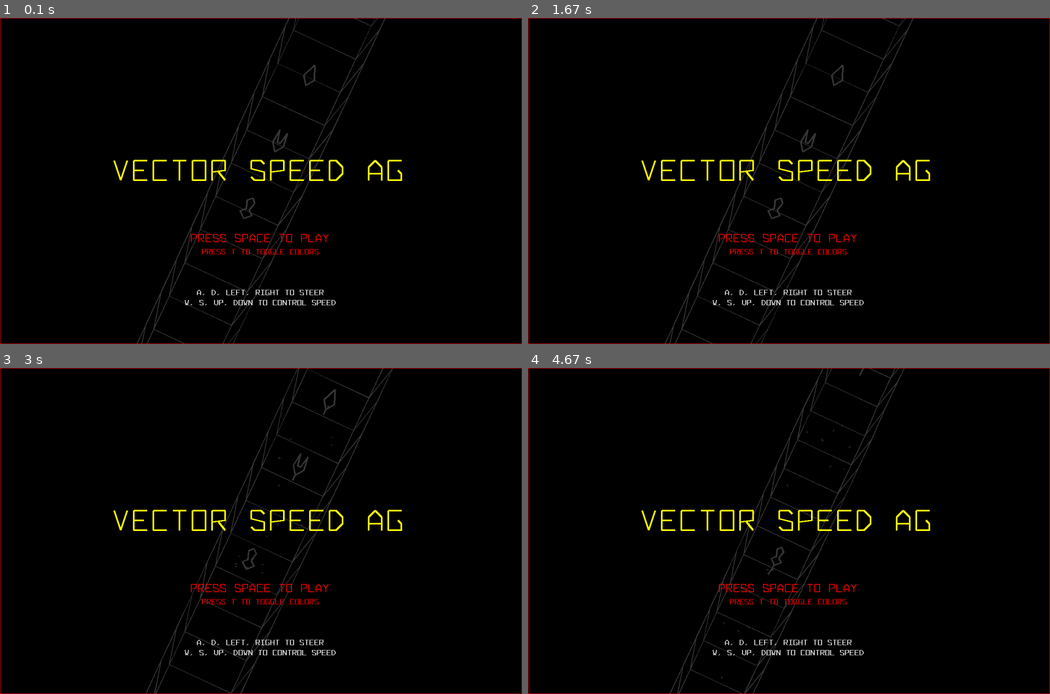
Above: before the commit, frames 1-4 (two rows, left to right).
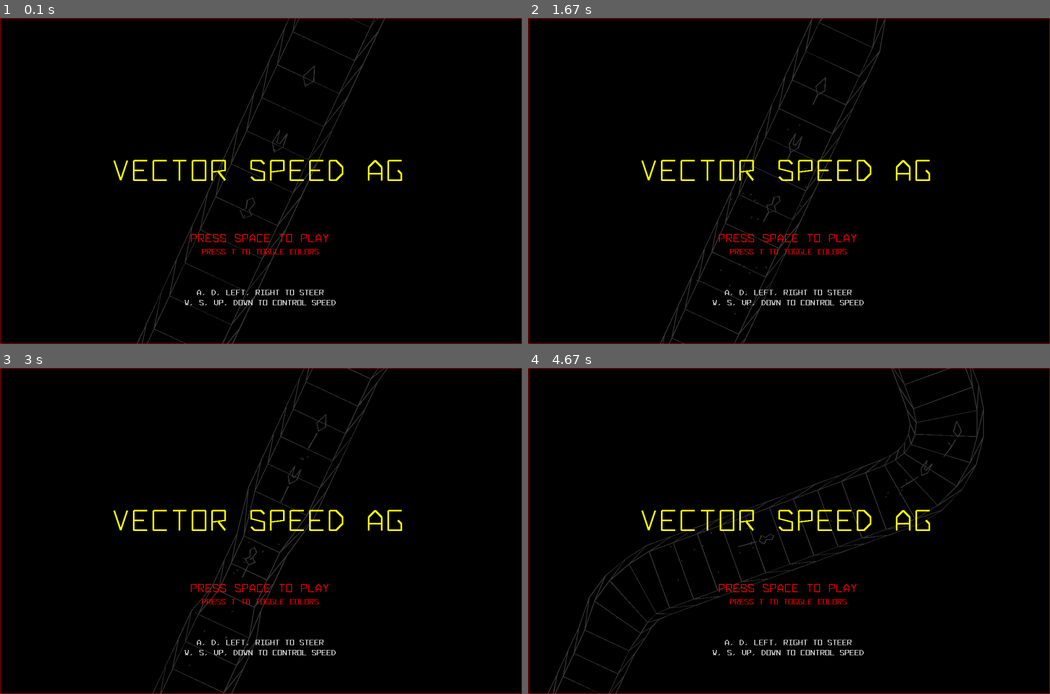
Above: after the commit, the same moments.

Repository: icedman/pygame_vector_speed
Game: pygame game, started from main.py
Two runs of this game, one before a commit and one after it. Both use one fixed random seed, a clock stepped at 60 frames per second and the inputs below.
Inputs:
- Up to frame 1 (0.1 s): no input
- Up to frame 2 (1.67 s): hold Right 0.33-0.8 s; hold Up 0.83-1.3 s; hold Right from 1.33 s (still down)
- Up to frame 3 (3 s): release Right at 1.8 s; hold Left 1.83-2.37 s; hold Down 2.4-2.87 s; hold Left from 2.9 s (still down)
- Up to frame 4 (4.67 s): release Left at 3.37 s; hold Up 3.4-3.87 s; hold Right 3.9-4.53 s; hold Down from 4.57 s (still down)

The runs differ from the first frame. In frame 1, 1.0% of the frame differs, in the area x 26-74%, y 0-100%; in frame 2, 2.6%; in frame 3, 2.6%; in frame 4, 3.4%, in the area x 3-88%, y 0-100%.

Commit message:
add license, readme

Diff:
--- a/colors.py
+++ b/colors.py
@@ -259,8 +259,8 @@
 
 _colors = {}
 colors["Gray"] = colors["Grey62"]
+colors["DarkGray"] = colors["Grey62"]
 colors["Indigo"] = colors["Purple"]
-
 
 def dot(r, g, b, rr, gg, bb):
     return (rr * r) + (gg * g) + (bb * b)
@@ -268,7 +268,6 @@
 
 def mix(a, b, p):
     return a * p + b * (1 - p)
-
 
 def isDark(r, g, b):
     luma = 0.2126 * r + 0.7152 * g + 0.0722 * b
--- a/data/objects.py
+++ b/data/objects.py
@@ -6,7 +6,7 @@
             "shapes": [
                 {
                     "scale": 0.35,
-                    "color": "Indigo",
+                    "color": "Magenta",
                     "points": [
                         [0.0, -0.45, 0.0],
                         [-1, 0, 0.0],
@@ -16,7 +16,7 @@
                 },
                 {
                     "scale": 0.35,
-                    "color": "Indigo",
+                    "color": "Magenta",
                     "points": [
                         [0.0, 0.0, 0.0],
                         [-1, 0, 0.0],
@@ -26,7 +26,7 @@
                 },
                 {
                     "scale": 0.35,
-                    "color": "Indigo",
+                    "color": "Magenta",
                     "points": [
                         [0.0, 0.45, 0.0],
                         [-1, 0, 0.0],
@@ -55,7 +55,7 @@
             "shapes": [
                 {
                     "scale": 0.35,
-                    "color": "DarkGray",
+                    "color": "Grey62",
                     "points": [
                         [0.0, 0.0, 0.0],
                         [-1, 0, 0.0],
@@ -73,7 +73,7 @@
             "shapes": [
                 {
                     "scale": 0.35,
-                    "color": "Red",
+                    "color": "Yellow",
                     "points": [
                         [0.0, 0.0, 0.0],
                         [-0.5, 0.5, 0.0],
@@ -92,7 +92,7 @@
             "shapes": [
                 {
                     "scale": 0.25,
-                    "color": "Yellow",
+                    "color": "Red",
                     "points": [
                         [0.0, 0.0, 0.0],
                         [-0.5, 0.5, 0.0],
--- a/data/ships.py
+++ b/data/ships.py
@@ -4,7 +4,7 @@
             "shapes": [
                 {
                     "scale": 0.45,
-                    "color": "Blue",
+                    "color": "Red",
                     "points": [
                         [0.0, 0.0, 0.0],
                         [0.0, -0.5, 0.0],
@@ -20,7 +20,7 @@
             "shapes": [
                 {
                     "scale": 0.45,
-                    "color": "Red",
+                    "color": "Orange",
                     "points": [
                         [0.0, 0.0, 0.0],
                         [0.0, -0.5, 0.0],
@@ -39,7 +39,7 @@
             "shapes": [
                 {
                     "scale": 0.45,
-                    "color": "Red",
+                    "color": "Cyan",
                     "points": [
                         [0.0, 0.0, 0.0],
                         [0.0, -0.5, 0.0],
--- a/data/sources/objects.yaml
+++ b/data/sources/objects.yaml
@@ -4,21 +4,21 @@
     radius: 0.45
     shapes:
     - scale: 0.35
-      color: Indigo
+      color: Magenta
       points:
       - [0.0, -0.45, 0.0]
       - [-1, 0, 0.0]
       - [0.0, 1, 0.0]
       - [ 1, 0.0, 0.0]
     - scale: 0.35
-      color: Indigo
+      color: Magenta
       points:
       - [0.0, 0.0, 0.0]
       - [-1, 0, 0.0]
       - [0.0, 1, 0.0]
       - [ 1, 0.0, 0.0]
     - scale: 0.35
-      color: Indigo
+      color: Magenta
       points:
       - [0.0, 0.45, 0.0]
       - [-1, 0, 0.0]
@@ -39,7 +39,7 @@
   track_arrow:
     shapes:
     - scale: 0.35
-      color: DarkGray
+      color: Grey62
       points:
       - [0.0, 0.0, 0.0]
       - [-1, 0, 0.0]
@@ -53,7 +53,7 @@
     radius: 0.4
     shapes:
     - scale: 0.35
-      color: Red
+      color: Yellow
       points:
       - [0.0, 0.0, 0.0]
       - [-0.5, 0.5, 0.0]
@@ -68,7 +68,7 @@
     radius: 0.35
     shapes:
     - scale: 0.25
-      color: Yellow
+      color: Red
       points:
       - [0.0, 0.0, 0.0]
       - [0.0, 0.0, 0.0]
--- a/data/sources/ships.yaml
+++ b/data/sources/ships.yaml
@@ -2,7 +2,7 @@
   ship_1:
     shapes:
     - scale: 0.45
-      color: Blue
+      color: Red
       points:
         - [0.0, 0.0, 0.0]
         - [0.0, -0.5, 0.0]
@@ -14,7 +14,7 @@
   ship_2:
     shapes:
     - scale: 0.45
-      color: Red
+      color: Orange
       points:
         - [0.0, 0.0, 0.0]
         - [0.0, -0.5, 0.0]
@@ -29,7 +29,7 @@
   ship_3:
     shapes:
     - scale: 0.45
-      color: Red
+      color: Cyan
       points:
         - [0.0, 0.0, 0.0]
         - [0.0, -0.5, 0.0]
--- a/draw.py
+++ b/draw.py
@@ -250,6 +250,8 @@
                     tp = Vector(p[0], p[1]).add(v0).transform(m)
                     points.append([tp.x, tp.y])
                 del points[0]
-                self.drawPolygonPoints(points, color)
+
+                clr = color if not "color" in s else s["color"]
+                self.drawPolygonPoints(points, clr)
             if "polygon" in s:
                 self.drawPolygon(0, 0, r * s["scale"], s["polygon"], color)
--- a/game.py
+++ b/game.py
@@ -52,7 +52,9 @@
             gameState.countDown -= dt
             return
 
-        gameState.tick += dt
+        if gameState.gameOver != True:
+            gameState.tick += dt
+
         track = gameState.track
         player = gameState.player
 
--- a/generator.py
+++ b/generator.py
@@ -143,7 +143,7 @@
 
                 segment.objects.append(obj)
 
-                if obj.type != TrackObjectType.ARROW:
+                if obj.type == TrackObjectType.POWERUP:
                     if (Rand(0, 100)) < 20:
                         where = Rand(0, 100) % 3
                         if where == 0:
@@ -178,6 +178,11 @@
                         obj.pos.add(offsetRight)
 
     def decorate(self, segments):
+        _ = self
         for s in segments:
-            self.decorateSegment(s)
+            _.decorateSegment(s)
+            index = Floor((s.trackPoints[0].index / 300))
+            l = len(_.defs["sectors"])
+            sec = _.defs["sectors"][index % l]
+            s.color = sec["color"]
         return segments
--- a/main.py
+++ b/main.py
@@ -3,6 +3,8 @@
 from draw import Context
 from renderer import *
 from game import *
+from track import *
+from generator import *
 from colors import tint, untint
 
 gameState.trackedKeys = {
@@ -10,6 +12,7 @@
     pygame.K_DOWN: "down",
     pygame.K_LEFT: "left",
     pygame.K_RIGHT: "right",
+    pygame.K_ESCAPE: "escape",
     pygame.K_SPACE: " ",
     pygame.K_w: "w",
     pygame.K_a: "a",
@@ -21,6 +24,36 @@
 gameState.init()
 
 game = Game()
+def generate_meter(x, y):
+    t = TrackGenerator()
+    t.addSector([
+        TrackSegment.randomArcSegment(),
+        TrackSegment.randomLineSegment(),
+    ])
+    t.segments[0].segmentType = TrackSegmentType.ARC_LEFT
+    t.segments[0].baseAngle = -45
+    t.segments[0].arc = 45
+    t.segments[0].radius = 0.1
+    t.segments[0].startRadius = 0.1
+    t.segments[0].endRadius = 0.08
+    t.segments[1].length = 8
+    t.compute(0)
+
+    res = []
+    m = Matrix.identity().scale(20, 20, 1)
+    m.multiply(Matrix.identity().translate(x, y, 0))
+    tp = t.segments[0].trackPoints[0]
+    while tp != None:
+        v = Vector.copy(tp.point).transform(m)
+        res.append([v.x, v.y])
+        nextTp = TrackPoint.advance(tp, 1)
+        if nextTp == tp:
+            break
+        tp = nextTp
+
+    return res
+
+meter = generate_meter(0, 0)
 
 # tint(0, 255, 0, 0.6)
 # gameState.tinted = True
@@ -152,6 +185,9 @@
 def render_hud(dt):
     player = gameState.player
     track = gameState.track
+
+    if gameState.gameOver:
+        gfx.drawText(size[0] / 2, size[1] / 2, "Game Over", 2, "red")
 
     # count down
     if gameState.countDown > 0:
@@ -170,11 +206,6 @@
         gfx.restore()
         return
 
-    if player.boost_t > 0:
-        print_log("boost")
-    if player.damage_t > 0:
-        print_log("damage")
-
     # race position
     gfx.saveAttributes()
 
@@ -190,7 +221,7 @@
     # travel
     pos = [40, size[1] - 100]
     gfx.state.strokeWidth = 3
-    gfx.drawText(pos[0], pos[1], "{}".format(Floor(player.travel)), 2, "yellow", 1)
+    gfx.drawText(pos[0], pos[1], "{}".format(Floor(player.travel)), 2, "white", 1)
 
     # time
     pos = [40, size[1] - 60]
@@ -210,10 +241,47 @@
         1,
     )
 
+    # meters
+    l = len(meter)
+    gfx.save()
+    gfx.state.strokeWidth = 8
+    # speed
+    pos = [size[0]-240, size[1]-30]
+    gfx.translate(pos[0], pos[1])
+    gfx.drawPolygonPoints(meter, "white", False)
+    sp = gameState.player.speed / gameState.player.max_speed
+    mm = []
+    for i in range(0, Floor(l*sp)):
+        mm.append(meter[i])
+    gfx.drawPolygonPoints(mm, "cyan", False)
+    # shield
+    pos = [10, 20]
+    gfx.translate(pos[0], pos[1])
+    gfx.drawPolygonPoints(meter, "white", False)
+    sp = gameState.player.shield / gameState.player.max_shield
+    color = "green"
+    if sp < 0.1:
+        color = "red"
+        if gameState.player.shield <= 0:
+            print_log("ship disabled")
+        else:
+            print_log("warning")
+    mm = []
+    for i in range(0, Floor(l*sp)):
+        mm.append(meter[i])
+    gfx.drawPolygonPoints(mm, color, False)
+    gfx.restore()
+
+    if player.boost_t > 0:
+        print_log("boost")
+    if player.damage_t > 0:
+        print_log("damage")
+
     gfx.restore()
 
 
 enter_scene(0)
+gameState.countDown = 0
 
 paused = False
 last_tick = 0
@@ -229,9 +297,6 @@
             done = True
 
     pressed = pygame.key.get_pressed()
-    if pressed[pygame.K_ESCAPE]:
-        done = True
-
     for k in gameState.trackedKeys:
         hk = gameState.trackedKeys[k]
         gameState.released[hk] = gameState.pressed[hk] == True and pressed[k] == False
@@ -241,19 +306,27 @@
         paused = not paused
     if gameState.released["t"]:
         toggleTint()
+    if gameState.released[" "] and gameState.gameOver:
+        enter_scene(0)
 
     if paused:
         continue
 
     if gameState.scene == 0:
         menu_loop(dt)
+        if gameState.released["escape"]:
+            done = True
+
     elif gameState.scene == 1:
+        if gameState.released["escape"]:
+            enter_scene(0)
+            continue
         game_loop(dt)
         render_hud(dt)
 
     row = 0
     for l in log:
-        gfx.drawText(25, 50 + row * 24, l, 1.5, "yellow", 1)
+        gfx.drawText(25, 50 + row * 24, l, 1.5, "cyan", 1)
         row += 1
     log = []
 
--- a/particles.py
+++ b/particles.py
@@ -80,6 +80,7 @@
     p.text = text
     p.direction = Vector(1, 1)
     p.speed = 0.01
+    p.color = "yellow"
     p.toEntity = toEntity
     entityService.attach(p)
     return p
--- a/powerup.py
+++ b/powerup.py
@@ -40,7 +40,11 @@
     def activate(self):
         _ = self
         entityService.destroy(self)
-        entityService.createFloatingText(_.pos.x, _.pos.y, "+20")
+        entityService.createFloatingText(_.pos.x, _.pos.y, "+shield")
+        gameState.player.shield += 100
+        if gameState.player.shield > gameState.player.max_shield:
+            gameState.player.max_shield = gameState.player.shield
+
 
 
 class Arrow(PowerUp):
@@ -87,6 +91,7 @@
         entityService.attach(
             entityService.create(EntityType.explosion, _.pos.x, _.pos.y)
         )
+        entityService.createFloatingText(_.pos.x, _.pos.y, "mines!!!").color = "white"
         gameState.player.damage(75)
         gameState.player.speed *= 0.5
 
--- a/renderer.py
+++ b/renderer.py
@@ -80,16 +80,16 @@
     for i in range(0, len(outerTrack) - 1):
         p1 = outerTrack[i]
         p2 = outerRail[i + 1]
-        ctx.drawLine(p1[0], p1[1], p2[0], p2[1], "grey42")
+        ctx.drawLine(p1[0], p1[1], p2[0], p2[1], segment.color)
         p1 = innerTrack[i]
         p2 = innerRail[i + 1]
-        ctx.drawLine(p1[0], p1[1], p2[0], p2[1], "grey42")
+        ctx.drawLine(p1[0], p1[1], p2[0], p2[1], segment.color)
 
     # ctx.drawPolygonPoints(points, "grey42", False)
-    ctx.drawPolygonPoints(outerTrack, "white", False)
-    ctx.drawPolygonPoints(outerRail, "white", False)
-    ctx.drawPolygonPoints(innerTrack, "yellow", False)
-    ctx.drawPolygonPoints(innerRail, "yellow", False)
+    ctx.drawPolygonPoints(outerTrack, segment.color, False)
+    ctx.drawPolygonPoints(outerRail, segment.color, False)
+    ctx.drawPolygonPoints(innerTrack, segment.color, False)
+    ctx.drawPolygonPoints(innerRail, segment.color, False)
 
     ctx.restore()
 
@@ -169,11 +169,11 @@
     v = Vector.copy(entity.pos).add(
         Vector.copy(entity.direction).scale(-entity.radius * entity.speed)
     )
-    ctx.drawLine(entity.pos.x, entity.pos.y, v.x, v.y, "red")
+    ctx.drawLine(entity.pos.x, entity.pos.y, v.x, v.y, RndOr("red", "orange"))
 
 
 def renderFloatingText(ctx, entity):
-    ctx.drawText(entity.pos.x, entity.pos.y, entity.text, entity.radius, "red")
+    ctx.drawText(entity.pos.x, entity.pos.y, entity.text, entity.radius, entity.color)
 
 
 def renderMines(ctx, entity):
@@ -188,7 +188,7 @@
 
     # trail
     trailOffset = Vector.copy(entity.direction).scale(-0.15)
-    ctx.state.strokeWidth = 3
+    ctx.state.strokeWidth = 2
     points = []
     sz = 0.001
     for i in range(0, len(entity.trail) - 1):
@@ -196,16 +196,17 @@
         v.add(trailOffset)
         points.append([v.x + Rand(-1, 1) * sz, v.y + Rand(-1, 1) * sz])
     if len(points) > 2:
-        ctx.drawPolygonPoints(points, "yellow", False)
+        ctx.drawPolygonPoints(points, RndOr("yellow", "white"), False)
+    ctx.state.strokeWidth = 1
     points = []
     for i in range(0, len(entity.trail) - 2):
         v = Vector.copy(entity.trail[i])
         v.add(trailOffset)
         points.append([v.x + Rand(-1, 1) * sz, v.y + Rand(-1, 1) * sz])
     if len(points) > 2:
-        ctx.drawPolygonPoints(points, "red", False)
-
-    ctx.state.strokeWidth = 3
+        ctx.drawPolygonPoints(points, RndOr("red", "orange"), False)
+
+    ctx.state.strokeWidth = 1.5
     renderDefault(ctx, entity)
 
     if debug["steerAssist"]:
--- a/ship.py
+++ b/ship.py
@@ -19,6 +19,7 @@
 
     # parameters
     max_speed = 0.8
+    max_shield = 10000
     shield = 1000
     indestructible = False
 
@@ -40,7 +41,8 @@
         _.boost_t = 0
         _.collide_t = 0
         _.max_speed = 0.8
-        _.shield = 100
+        _.max_shield = 10000
+        _.shield = _.max_shield
         _.indestructible = False
 
     def create(self):
@@ -53,8 +55,28 @@
 
     def damage(self, amount=50):
         _ = self
+        if _.indestructible:
+            return
         _.shield -= amount
         _.damage_t = 500
+
+        if _.shield <= 0:
+            self.disable()
+
+    def disable(self):
+        _ = self
+        _.shield = 0
+        _.speed = 0
+        _.boost_t = 0
+        _.damage_t = 0
+        _.collide_t = 0
+        _.trail = []
+        self.visible = False
+        entityService.createParticles(_.pos.x, _.pos.y, 3, 1)
+        entityService.attach(
+            entityService.create(EntityType.explosion, _.pos.x, _.pos.y)
+        )
+        gameState.gameOver = True
 
     def throttleUp(self):
         _ = self
@@ -76,6 +98,9 @@
 
     def update(self, dt):
         _ = self
+
+        if _.shield <= 0:
+            return
 
         # input
         if _.throttle > 0:
--- a/track.py
+++ b/track.py
@@ -105,6 +105,7 @@
     objects = []
 
     # render hit
+    color = "white"
     dark = False
     pruned = False
 
@@ -156,12 +157,8 @@
         _.outerRail = outerRail
         _.length = 2 + Rnd(0, 16)
 
-        if _.length >= 4 and (Rand(0, 1000) % 100) < 30:
-            _.splitWidth = 0.15 + Rnd(0, 0.35)
-
-        # split disabled
-        if _.sector < 4:
-            _.splitWidth = 0
+        # if _.length >= 4 and (Rand(0, 1000) % 100) < 30:
+        #     _.splitWidth = 0.15 + Rnd(0, 0.35)
 
         return _
 
Not shown, added: readme.md
Binary file added: screenshots/shot.png
Not shown, added: license.md
